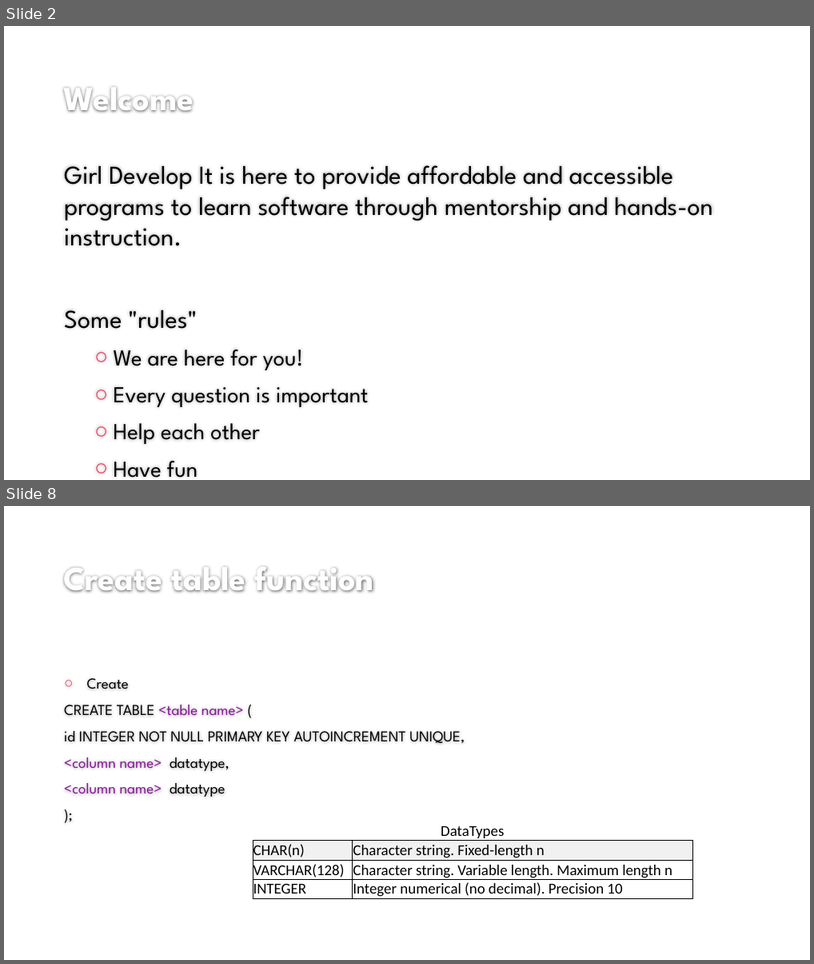
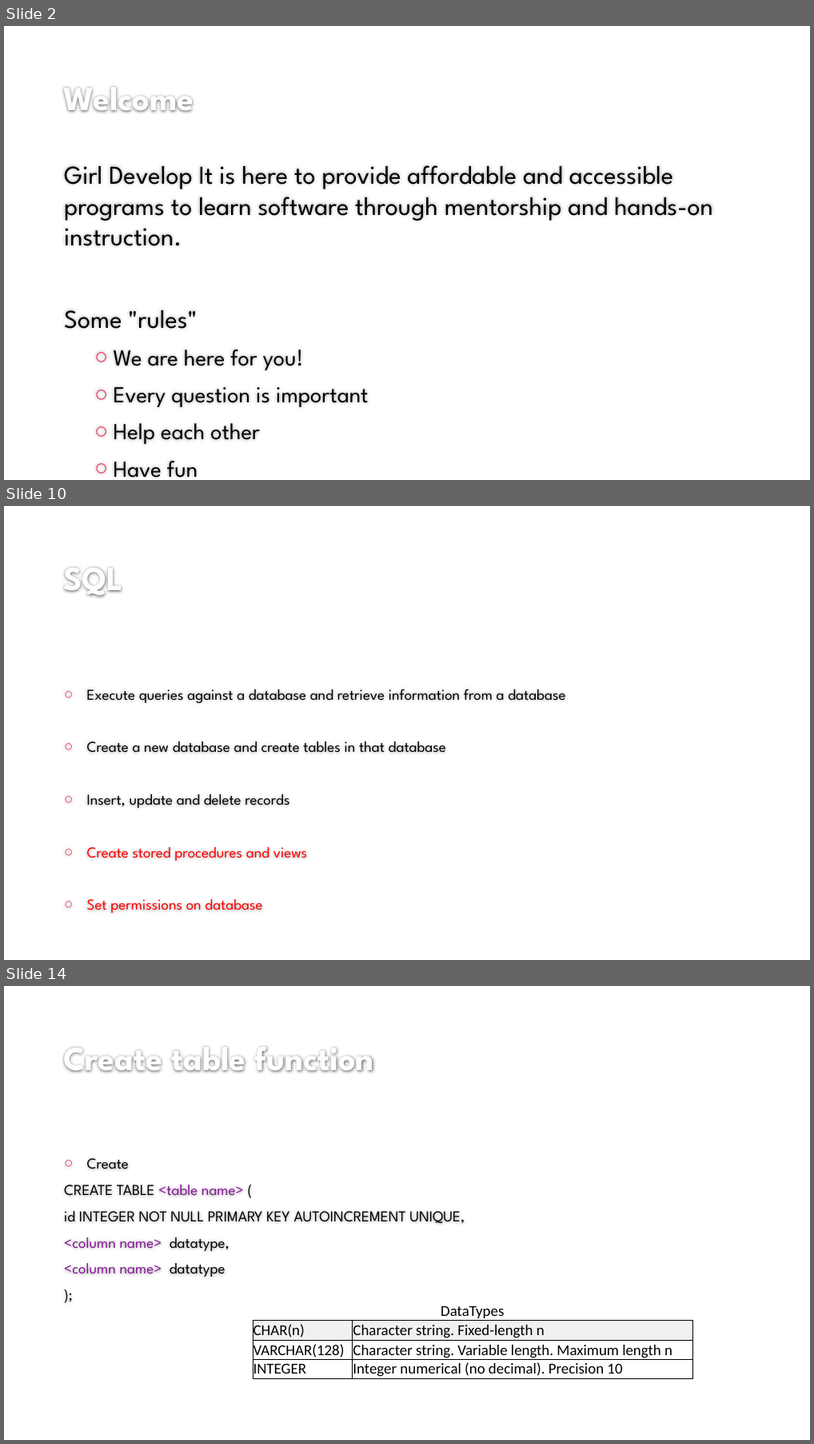
Before and after one commit to mtchem/GDI_Beginning_SQL, a slide deck: Beginning_SQL_pres.pptx. Shown one above the other, each under a label of ours: slides 2 and 8 before the commit, slides 2, 10 and 14 after it; the slides between them are not shown. The pictures are 814x964 and 814x1444 pixels, drawn with LibreOffice and Linux fonts; fonts in the diff are those of the drawing; background and template pictures are left out. Boxes give left, top, right and bottom in pixels: in the first picture for what was removed or moved away, otherwise in the second. Text is boxed around its words. In the diff, an @@ line names an element or a change of style, - is before the commit and + after.

```diff
--- a/Beginning_SQL_pres.pptx
+++ b/Beginning_SQL_pres.pptx
@@ slide 10 added at (4, 506, 810, 960), background #FFFFFF @@
@@ title added at (64, 567, 124, 597), 40 pt, text #FEFEFE, bold @@
+SQL
@@ text added at (87, 688, 566, 912), 18 pt, text #000000 @@
+○ Execute queries against a database and retrieve information from a database
+○ Create a new database and create tables in that database
+○ Insert, update and delete records
+○ Create stored procedures and views
+○ Set permissions on database
@@ what was slide 8 is now slide 14 @@
```
Also in this commit, not shown: 3 slides changed, 7 other slides added, 2 slides removed.
